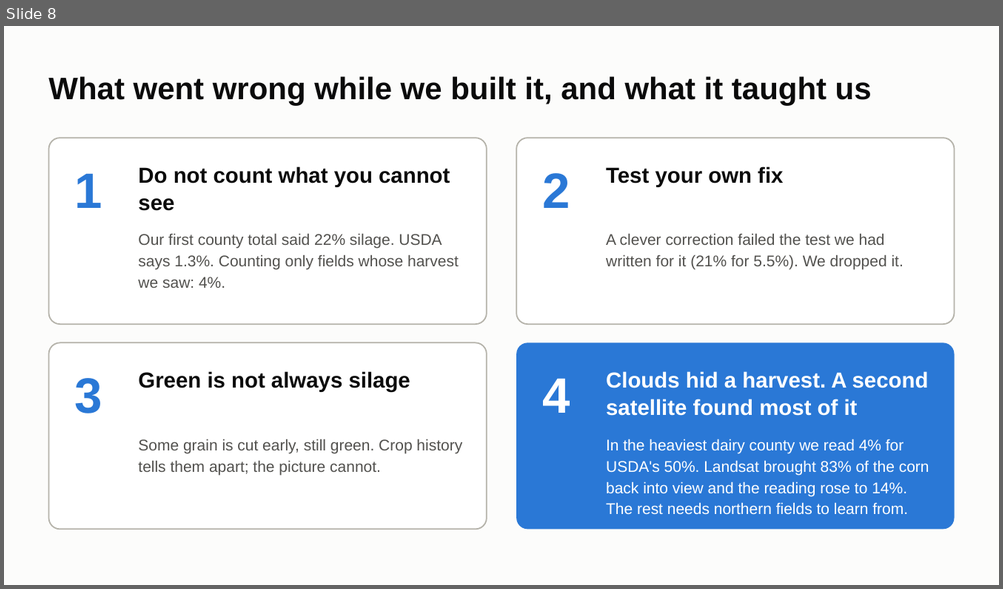
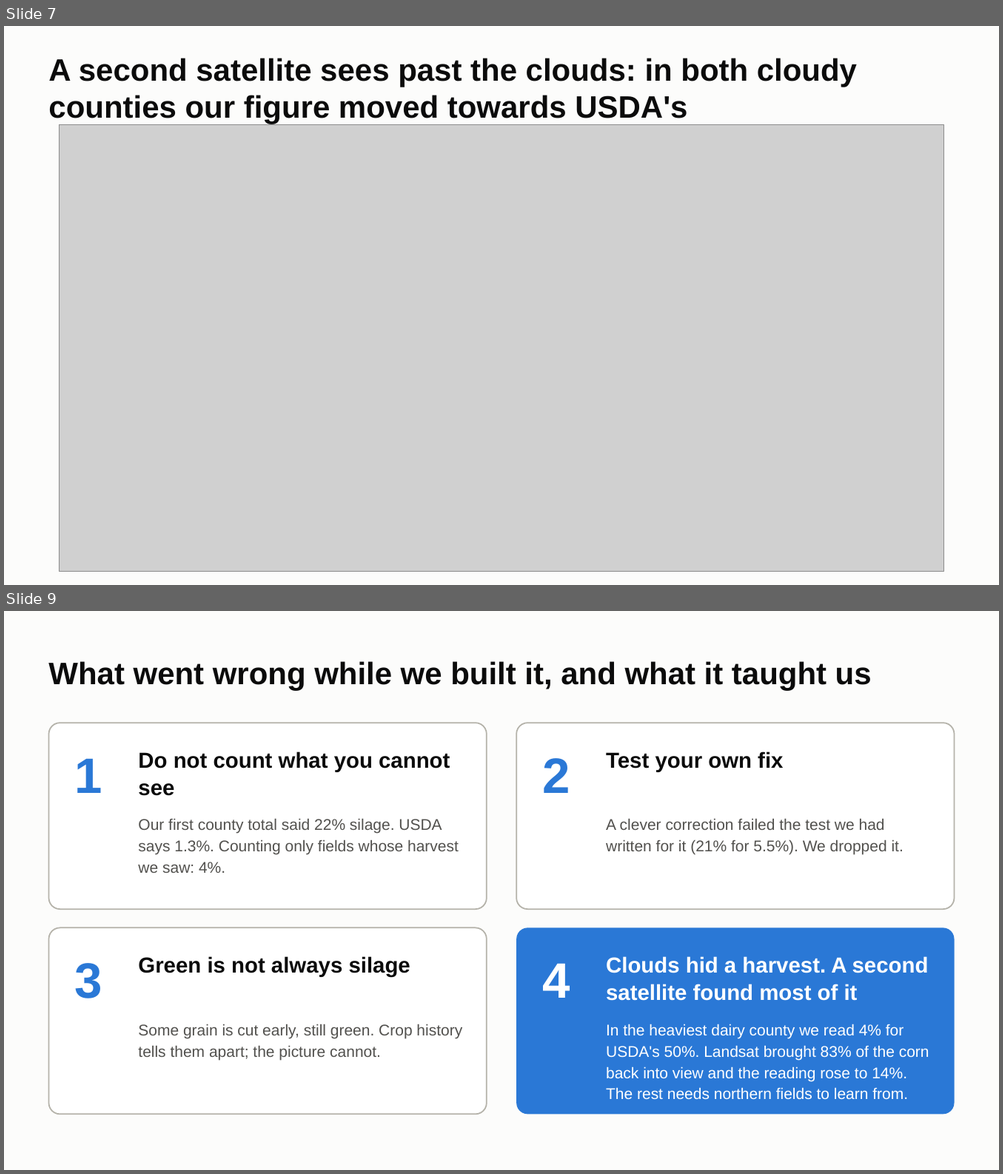
Before and after one commit to ChenSiyun1234/FieldVision, a slide deck: handoff/presentation/FieldVision_model_story.pptx. Shown one above the other, each under a label of ours: slide 8 before the commit, slides 7 and 9 after it; the slides between them are not shown. The pictures are 1003x589 and 1003x1174 pixels, drawn with LibreOffice and Linux fonts; fonts in the diff are those of the drawing; grey boxes stand for pictures. Boxes give left, top, right and bottom in pixels: in the first picture for what was removed or moved away, otherwise in the second. Text is boxed around its words. In the diff, an @@ line names an element or a change of style, - is before the commit and + after.

```diff
--- a/handoff/presentation/FieldVision_model_story.pptx
+++ b/handoff/presentation/FieldVision_model_story.pptx
@@ slide 7 added at (x1=4, y1=26, x2=999, y2=585), background #FCFCFB @@
@@ title added at (x1=48, y1=58, x2=856, y2=124), 30 pt, text #0B0B0B, bold @@
+A second satellite sees past the clouds: in both cloudy counties our figure moved towards USDA's
@@ picture added at (x1=60, y1=124, x2=943, y2=572) @@
@@ what was slide 8 is now slide 9 @@
```
Also in this commit, not shown: 2 slides changed, 1 other file.
